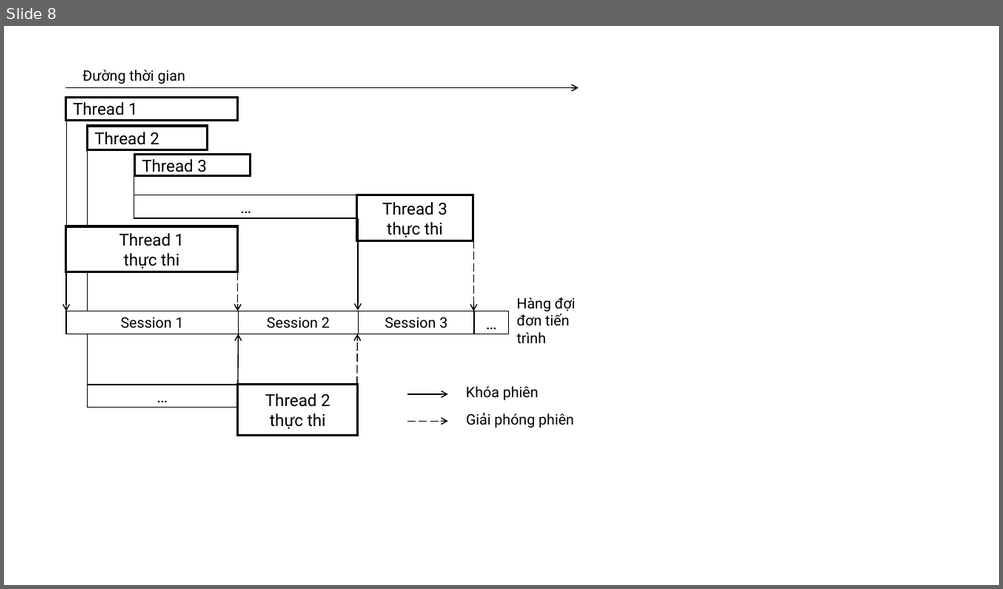
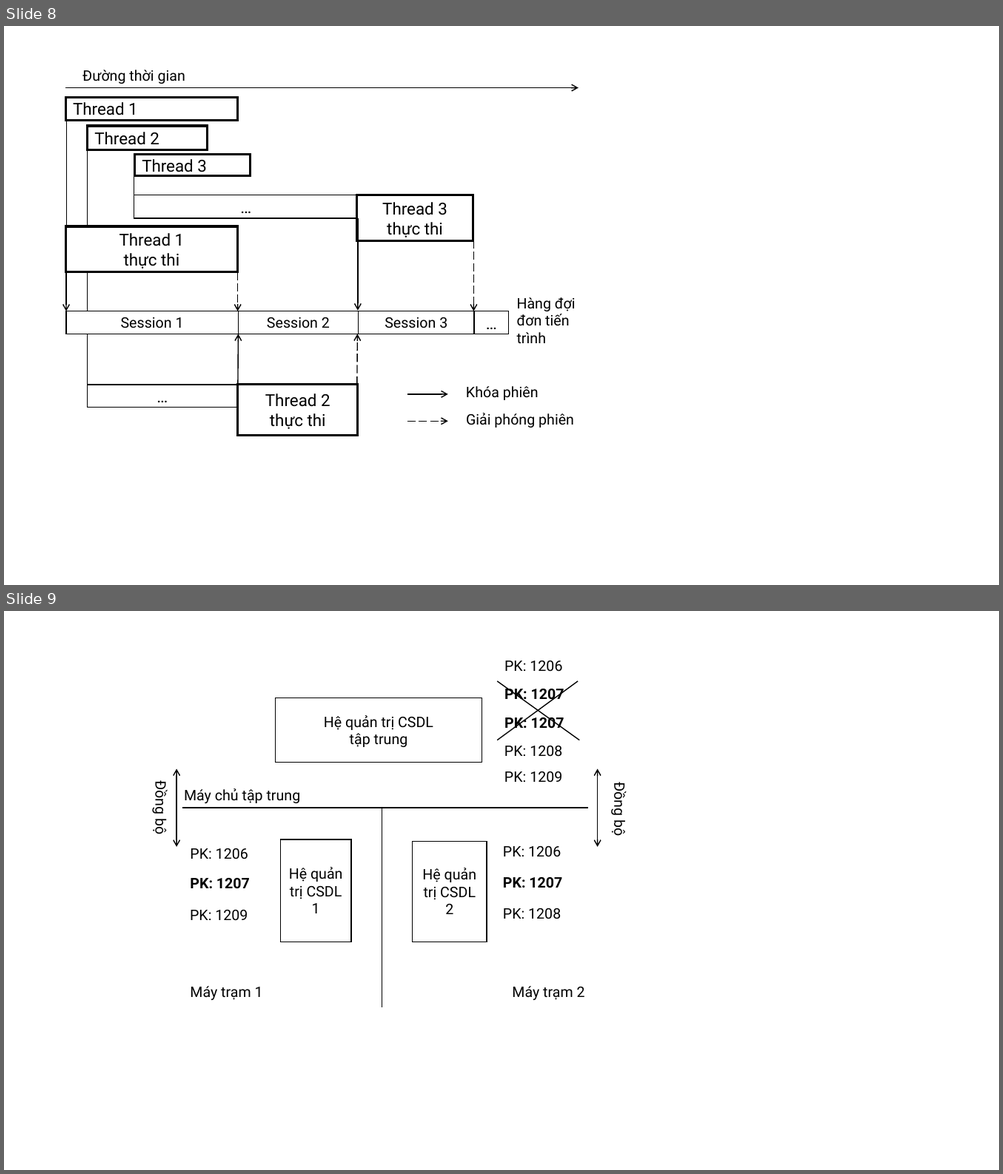
Before and after one commit to tuanhud/QuanLyTaiSan, a slide deck: _BaoCao/quocdunginfo/EF features model.pptx. Shown one above the other, each under a label of ours: slide 8 before the commit, slides 8 and 9 after it. The pictures are 1003x589 and 1003x1174 pixels, drawn with LibreOffice and Linux fonts; fonts in the diff are those of the drawing. Boxes give left, top, right and bottom in pixels: in the first picture for what was removed or moved away, otherwise in the second. Text is boxed around its words. In the diff, an @@ line names an element or a change of style, - is before the commit and + after.

```diff
--- a/_BaoCao/quocdunginfo/EF features model.pptx
+++ b/_BaoCao/quocdunginfo/EF features model.pptx
@@ slide 9 added at [4,611,999,1170], background #FFFFFF @@
@@ text added at [504,661,562,672], 14 pt, text #000000 @@
+PK: 1206
@@ rectangle added at [276,698,481,763], fill #FFFFFF, outline #000000 1 pt, 14 pt, text #000000 @@
+Hệ quản trị CSDL
+tập trung
@@ line added from (497, 681) to (579, 740), #000000 1 pt @@
@@ line added from (578, 681) to (497, 740), #000000 1 pt @@
@@ text added at [504,686,564,703], 14 pt, text #000000, bold @@
+PK: 1207
@@ text added at [504,715,564,732], 14 pt, text #000000, bold @@
+PK: 1207
@@ text added at [504,746,562,757], 14 pt, text #000000 @@
+PK: 1208
@@ text added at [151,783,170,834], 14 pt, text #000000 @@
+Đồng bộ
@@ double arrow added from (176, 769) to (176, 847), #000000 1 pt @@
@@ text added at [504,772,562,783], 14 pt, text #000000 @@
+PK: 1209
@@ double arrow added from (597, 769) to (597, 847), #000000 1 pt @@
@@ text added at [610,785,629,836], 14 pt, text #000000 @@
+Đồng bộ
@@ line added from (182, 808) to (588, 808), #000000 1 pt @@
@@ text added at [184,789,301,804], 14 pt, text #000000 @@
+Máy chủ tập trung
@@ line added from (381, 808) to (381, 1007), #000000 1 pt @@
@@ text added at [190,849,248,860], 14 pt, text #000000 @@
+PK: 1206
@@ rectangle added at [280,840,351,943], fill #FFFFFF, outline #000000 1 pt, 14 pt, text #000000 @@
+Hệ quản trị CSDL
+1
@@ rectangle added at [412,842,486,943], fill #FFFFFF, outline #000000 1 pt, 14 pt, text #000000 @@
+Hệ quản trị CSDL
+2
@@ text added at [503,846,560,857], 14 pt, text #000000 @@
+PK: 1206
@@ text added at [190,878,250,889], 14 pt, text #000000, bold @@
+PK: 1207
@@ text added at [503,877,562,889], 14 pt, text #000000, bold @@
+PK: 1207
@@ text added at [190,910,247,921], 14 pt, text #000000 @@
+PK: 1209
@@ text added at [503,908,560,920], 14 pt, text #000000 @@
+PK: 1208
@@ text added at [190,986,263,1000], 14 pt, text #000000 @@
+Máy trạm 1
@@ text added at [512,986,585,1000], 14 pt, text #000000 @@
+Máy trạm 2
```
Also in this commit, not shown: 1 other slide added, 3 other files.
